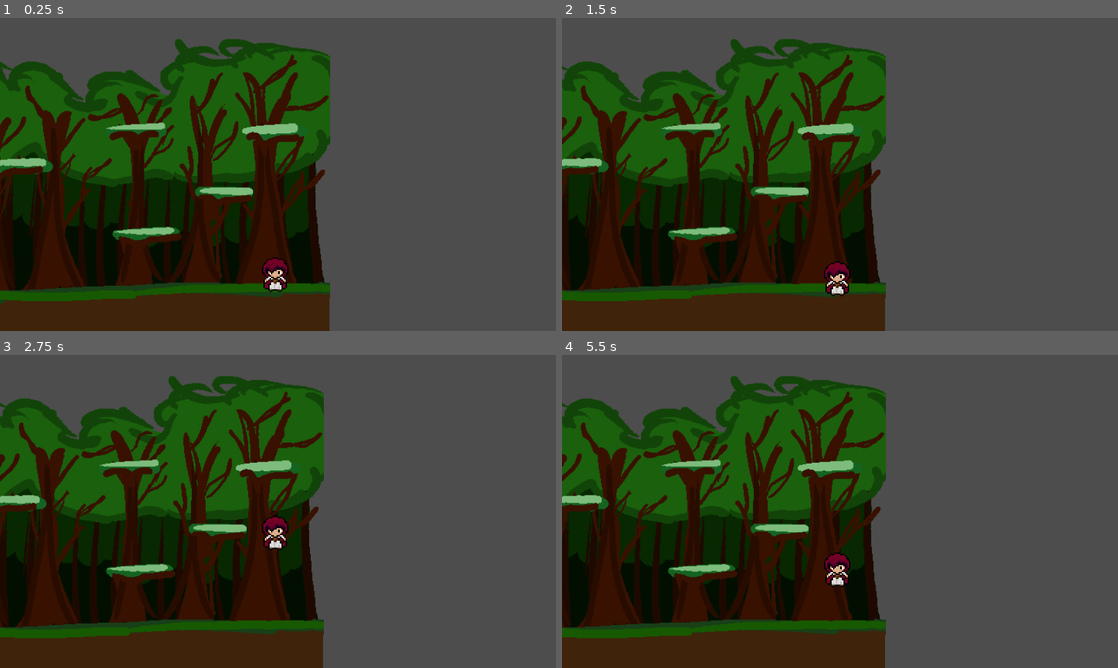
Above: before the commit, frames 1-4 (two rows, left to right).
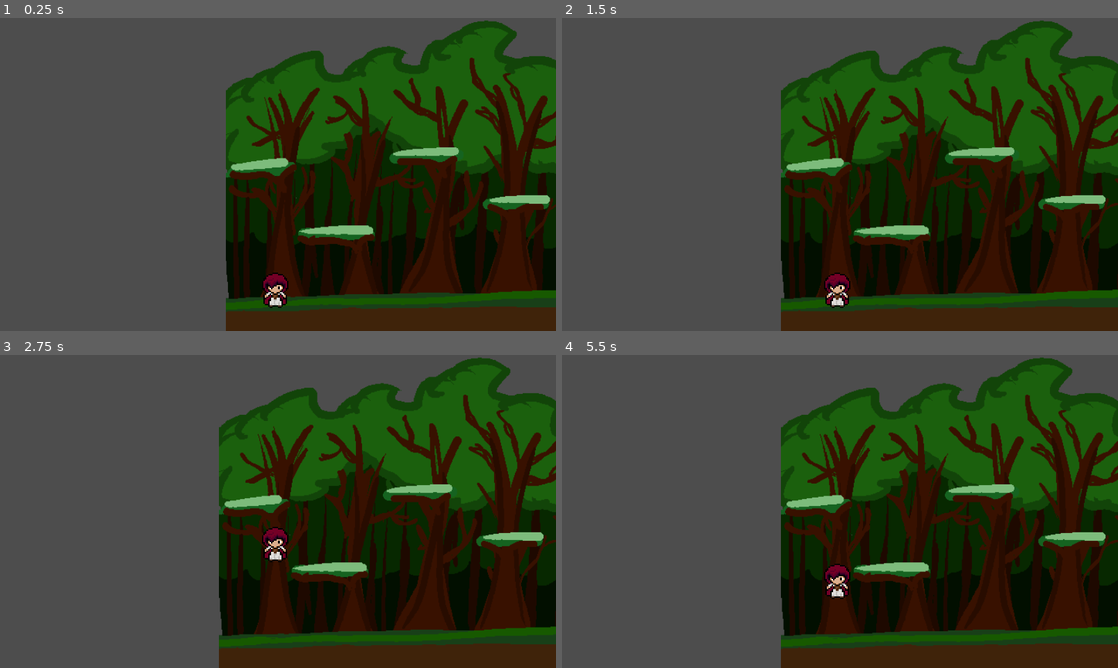
Above: after the commit, the same moments.

Repository: steve8D/Team12GameDev
Game: Godot game, scene res://scenes/prologue.tscn
Two runs of this game, one before a commit and one after it. Both use one fixed random seed, a clock stepped at 60 frames per second and the inputs below.
Inputs:
- Up to frame 1 (0.25 s): no input
- Up to frame 2 (1.5 s): tap A (a) at 0.6 s; tap D (d) at 0.8, 1.35 s; tap Enter at 1.25 s
- Up to frame 3 (2.75 s): tap S (s) at 1.55 s; tap Space at 2 s; hold S (s) from 2.03 s (still down); tap W (w) at 2.3 s
- Up to frame 4 (5.5 s): release S (s) at 2.78 s; tap W (w) at 2.85, 5.3 s; tap A (a) at 3.05, 3.6 s; tap D (d) at 3.8, 4.35 s; tap Enter at 4.25 s; tap S (s) at 4.55 s; tap Space at 5 s; hold S (s) from 5.03 s (still down)

The runs differ from the first frame. In frame 1, 81% of the frame differs, in the area x 0-100%, y 0-100%; in frame 2, 81%; in frame 3, 81%; in frame 4, 82%.

Commit message:
Added platform script to allow player to drop through the platform if they stand on top of it

Diff:
--- a/assets/world/earth/scene/prologue.tscn
+++ b/assets/world/earth/scene/prologue.tscn
@@ -1,33 +1,13 @@
-[gd_scene load_steps=12 format=3 uid="uid://cs6fydcjj7sw8"]
+[gd_scene load_steps=6 format=3 uid="uid://ch7xo0dpl8e8x"]
 
 [ext_resource type="Texture2D" uid="uid://883cwu0p6det" path="res://assets/world/earth/deep forest.png" id="1_k5on3"]
-
-[sub_resource type="RectangleShape2D" id="RectangleShape2D_1lau6"]
-size = Vector2(121.313, 14.1875)
+[ext_resource type="Script" path="res://scripts/platforms.gd" id="2_2ho1g"]
 
 [sub_resource type="RectangleShape2D" id="RectangleShape2D_l5kd5"]
-size = Vector2(97, 14.25)
+size = Vector2(144, 14.25)
 
-[sub_resource type="RectangleShape2D" id="RectangleShape2D_5k8ts"]
-size = Vector2(123, 15.5)
-
-[sub_resource type="RectangleShape2D" id="RectangleShape2D_ulq70"]
-size = Vector2(134.031, 17.5)
-
-[sub_resource type="RectangleShape2D" id="RectangleShape2D_oxhl5"]
-size = Vector2(100, 14)
-
-[sub_resource type="RectangleShape2D" id="RectangleShape2D_winww"]
-size = Vector2(102, 16)
-
-[sub_resource type="RectangleShape2D" id="RectangleShape2D_4bvrj"]
-size = Vector2(123, 16)
-
-[sub_resource type="RectangleShape2D" id="RectangleShape2D_s6iqj"]
-size = Vector2(101, 16)
-
-[sub_resource type="RectangleShape2D" id="RectangleShape2D_xc55u"]
-size = Vector2(94, 15)
+[sub_resource type="RectangleShape2D" id="RectangleShape2D_0xjfk"]
+size = Vector2(97, 33)
 
 [sub_resource type="RectangleShape2D" id="RectangleShape2D_sbm3u"]
 size = Vector2(34, 711)
@@ -44,51 +24,21 @@
 
 [node name="platforms" type="StaticBody2D" parent="."]
 position = Vector2(521, 166)
-disable_mode = 1
+collision_layer = 2
+collision_mask = 2
+script = ExtResource("2_2ho1g")
 
-[node name="CollisionShape2D11" type="CollisionShape2D" parent="platforms"]
-position = Vector2(-106, 122)
-shape = SubResource("RectangleShape2D_1lau6")
-
-[node name="CollisionShape2D10" type="CollisionShape2D" parent="platforms"]
-position = Vector2(-450, 147)
+[node name="CollisionShape2D12" type="CollisionShape2D" parent="platforms"]
+position = Vector2(-291, 286)
 shape = SubResource("RectangleShape2D_l5kd5")
 
-[node name="CollisionShape2D9" type="CollisionShape2D" parent="platforms"]
-position = Vector2(86, 220)
-shape = SubResource("RectangleShape2D_5k8ts")
+[node name="Area2D" type="Area2D" parent="platforms"]
+collision_layer = 2
+collision_mask = 2
 
-[node name="CollisionShape2D8" type="CollisionShape2D" parent="platforms"]
-position = Vector2(-291.016, 281.25)
-shape = SubResource("RectangleShape2D_ulq70")
-
-[node name="CollisionShape2D7" type="CollisionShape2D" parent="platforms"]
-position = Vector2(361, 289)
-shape = SubResource("RectangleShape2D_oxhl5")
-
-[node name="CollisionShape2D6" type="CollisionShape2D" parent="platforms"]
-position = Vector2(537, 132)
-shape = SubResource("RectangleShape2D_winww")
-
-[node name="CollisionShape2D5" type="CollisionShape2D" parent="platforms"]
-position = Vector2(806.5, 277)
-shape = SubResource("RectangleShape2D_4bvrj")
-
-[node name="CollisionShape2D4" type="CollisionShape2D" parent="platforms"]
-position = Vector2(965.5, 194)
-shape = SubResource("RectangleShape2D_s6iqj")
-
-[node name="CollisionShape2D3" type="CollisionShape2D" parent="platforms"]
-position = Vector2(781, 65)
-shape = SubResource("RectangleShape2D_xc55u")
-
-[node name="CollisionShape2D" type="CollisionShape2D" parent="platforms"]
-position = Vector2(781, 65)
-shape = SubResource("RectangleShape2D_xc55u")
-
-[node name="CollisionShape2D2" type="CollisionShape2D" parent="platforms"]
-position = Vector2(1060, 63.5)
-shape = SubResource("RectangleShape2D_xc55u")
+[node name="CollisionShape2D10" type="CollisionShape2D" parent="platforms/Area2D"]
+position = Vector2(-294, 274)
+shape = SubResource("RectangleShape2D_0xjfk")
 
 [node name="World Borders" type="StaticBody2D" parent="."]
 disable_mode = 2
@@ -103,3 +53,8 @@
 [node name="CollisionShape2D2" type="CollisionShape2D" parent="World Borders"]
 position = Vector2(1716, 305)
 shape = SubResource("RectangleShape2D_sbm3u")
+
+[connection signal="body_shape_entered" from="platforms/Area2D" to="platforms" method="_on_area_2d_body_shape_entered"]
+[connection signal="body_shape_entered" from="platforms/Area2D" to="platforms/Area2D" method="_on_body_shape_entered"]
+[connection signal="body_shape_exited" from="platforms/Area2D" to="platforms" method="_on_area_2d_body_shape_exited"]
+[connection signal="body_shape_exited" from="platforms/Area2D" to="platforms/Area2D" method="_on_body_shape_exited"]
--- a/project.godot
+++ b/project.godot
@@ -19,6 +19,7 @@
 
 window/size/mode=2
 window/stretch/mode="canvas_items"
+window/stretch/aspect="expand"
 
 [dotnet]
 
@@ -46,3 +47,23 @@
 "events": [Object(InputEventKey,"resource_local_to_scene":false,"resource_name":"","device":-1,"window_id":0,"alt_pressed":false,"shift_pressed":false,"ctrl_pressed":false,"meta_pressed":false,"pressed":false,"keycode":0,"physical_keycode":83,"key_label":0,"unicode":115,"echo":false,"script":null)
 ]
 }
+right={
+"deadzone": 0.5,
+"events": [Object(InputEventKey,"resource_local_to_scene":false,"resource_name":"","device":-1,"window_id":0,"alt_pressed":false,"shift_pressed":false,"ctrl_pressed":false,"meta_pressed":false,"pressed":false,"keycode":0,"physical_keycode":68,"key_label":0,"unicode":100,"echo":false,"script":null)
+]
+}
+left={
+"deadzone": 0.5,
+"events": [Object(InputEventKey,"resource_local_to_scene":false,"resource_name":"","device":-1,"window_id":0,"alt_pressed":false,"shift_pressed":false,"ctrl_pressed":false,"meta_pressed":false,"pressed":false,"keycode":0,"physical_keycode":65,"key_label":0,"unicode":97,"echo":false,"script":null)
+]
+}
+up={
+"deadzone": 0.5,
+"events": [Object(InputEventKey,"resource_local_to_scene":false,"resource_name":"","device":-1,"window_id":0,"alt_pressed":false,"shift_pressed":false,"ctrl_pressed":false,"meta_pressed":false,"pressed":false,"keycode":0,"physical_keycode":87,"key_label":0,"unicode":119,"echo":false,"script":null)
+]
+}
+down={
+"deadzone": 0.5,
+"events": [Object(InputEventKey,"resource_local_to_scene":false,"resource_name":"","device":-1,"window_id":0,"alt_pressed":false,"shift_pressed":false,"ctrl_pressed":false,"meta_pressed":false,"pressed":false,"keycode":0,"physical_keycode":83,"key_label":0,"unicode":115,"echo":false,"script":null)
+]
+}
--- a/scenes/prologue.tscn
+++ b/scenes/prologue.tscn
@@ -1,21 +1,21 @@
-[gd_scene load_steps=6 format=3 uid="uid://0kh7aaft4wme"]
+[gd_scene load_steps=5 format=3 uid="uid://b2httphahcrck"]
 
 [ext_resource type="Script" path="res://scripts/player.gd" id="1_2vn8m"]
 [ext_resource type="Texture2D" uid="uid://c44fv5wcvykop" path="res://assets/sprites/player/sample_player.png" id="2_xp4r6"]
-[ext_resource type="PackedScene" uid="uid://cs6fydcjj7sw8" path="res://assets/world/earth/scene/prologue.tscn" id="3_vs3vp"]
-[ext_resource type="Script" path="res://assets/world/earth/scene/prologue.gd" id="4_gporr"]
+[ext_resource type="PackedScene" uid="uid://ch7xo0dpl8e8x" path="res://assets/world/earth/scene/prologue.tscn" id="3_vs3vp"]
 
 [sub_resource type="RectangleShape2D" id="RectangleShape2D_vwcwx"]
-size = Vector2(5.92993, 5.55862)
+size = Vector2(4.59339, 0.700204)
 
 [node name="Game" type="Node2D"]
 
 [node name="Background" parent="." instance=ExtResource("3_vs3vp")]
-script = ExtResource("4_gporr")
 
 [node name="player" type="CharacterBody2D" parent="."]
-position = Vector2(1513, 267)
+position = Vector2(29.0001, 305)
 scale = Vector2(0.994953, 0.950902)
+collision_layer = 2
+collision_mask = 3
 script = ExtResource("1_2vn8m")
 
 [node name="Sprite2D" type="Sprite2D" parent="player"]
@@ -24,7 +24,7 @@
 texture = ExtResource("2_xp4r6")
 
 [node name="CollisionShape2D" type="CollisionShape2D" parent="player"]
-position = Vector2(74.8779, 245.191)
+position = Vector2(74.3753, 278.179)
 scale = Vector2(10.0652, 13.5797)
 shape = SubResource("RectangleShape2D_vwcwx")
 
--- /dev/null
+++ b/scripts/platforms.gd
@@ -0,0 +1,23 @@
+extends StaticBody2D
+
+var player_on_platform: bool = false
+
+# Called when the node enters the scene tree for the first time.
+func _ready():
+	pass # Replace with function body.
+
+func _process(delta):
+	if Input.is_action_pressed("s") and player_on_platform:
+		set_collision_layer_value(2, false)
+
+func _on_area_2d_body_shape_entered(body_rid, body, body_shape_index, local_shape_index):
+	if (body.name == "player"):
+		player_on_platform = true
+		print("Player is on platform")
+
+
+func _on_area_2d_body_shape_exited(body_rid, body, body_shape_index, local_shape_index):
+	if (body.name == "player"):
+		player_on_platform = false
+		set_collision_layer_value(2, true)
+		print("Player is not on platform")
--- a/scripts/player.gd
+++ b/scripts/player.gd
@@ -4,7 +4,6 @@
 const JUMP_VELOCITY = -600.0
 
 var gravity = ProjectSettings.get_setting("physics/2d/default_gravity")
-
 
 func _physics_process(delta):
 	# Add the gravity.
@@ -13,6 +12,11 @@
 	# Handle Jump.
 	if Input.is_action_just_pressed("w") and is_on_floor():
 		velocity.y = JUMP_VELOCITY
+
+	# Handle drop from platform
+	if Input.is_action_just_pressed("s") and not is_on_floor():
+		velocity.y += -JUMP_VELOCITY
+
 	# Get the input direction and handle the movement/deceleration.
 	# As good practice, you should replace UI actions with custom gameplay actions.
 	var direction = Input.get_axis("a", "d")
